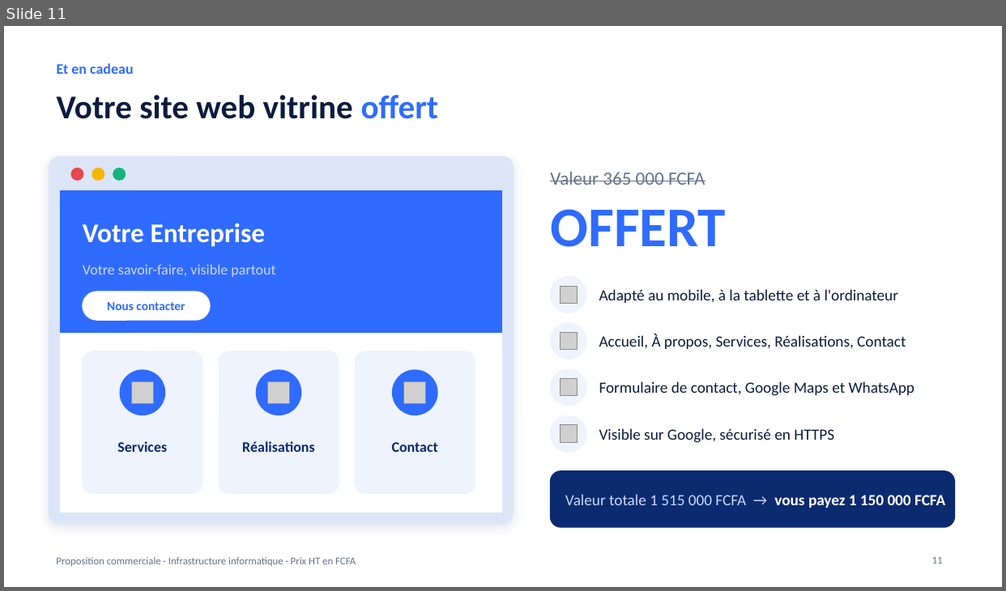
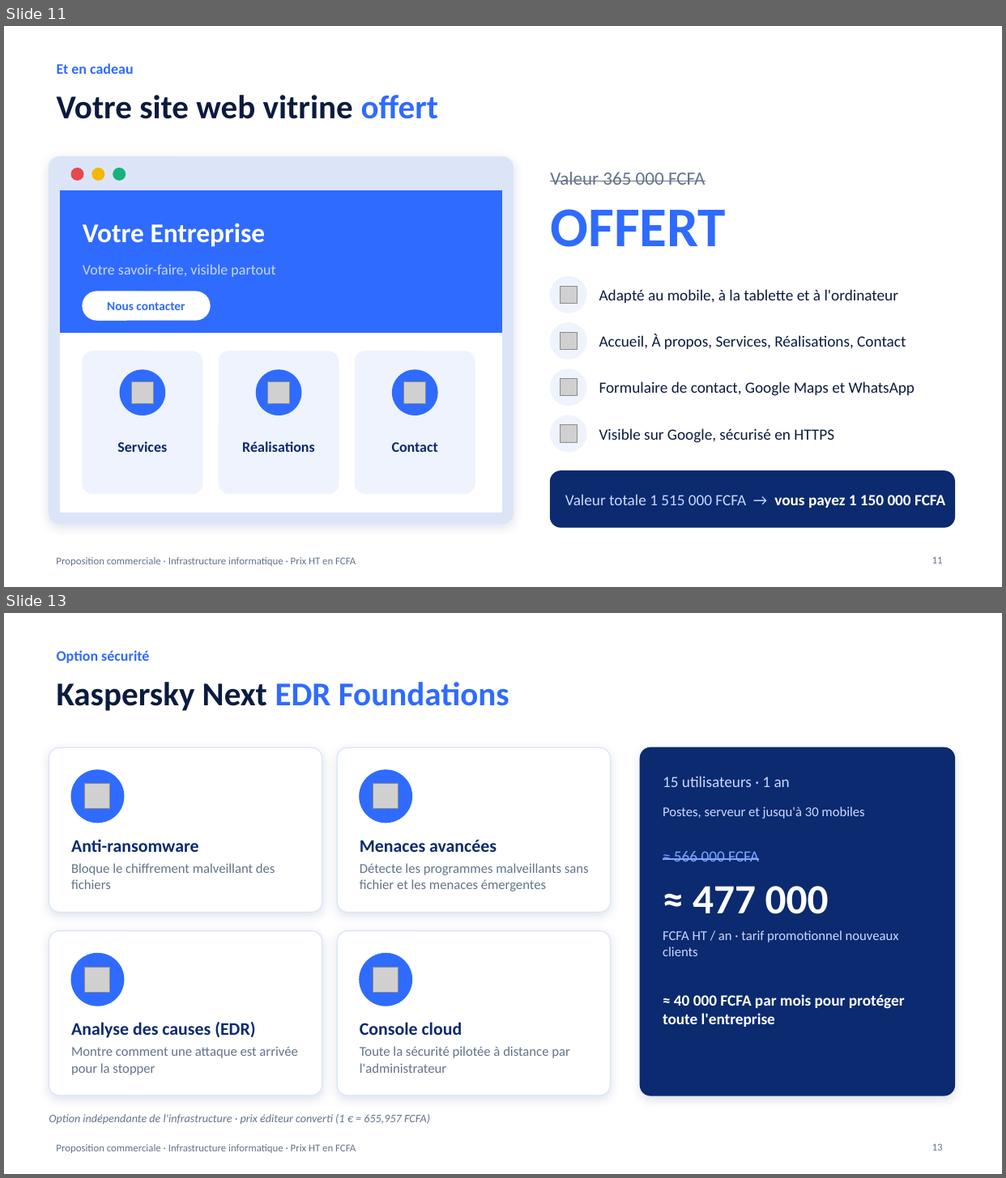
Before and after one commit to meledjearmel/others-documents, a slide deck: proposition-serveur/Proposition_Serveur_Proxmox_WindowsServer.pptx. Shown one above the other, each under a label of ours: slide 11 before the commit, slides 11 and 13 after it; the slides between them are not shown. The pictures are 1006x591 and 1006x1178 pixels, drawn with LibreOffice and Linux fonts; fonts in the diff are those of the drawing; grey boxes stand for pictures; background and template pictures are left out. Boxes give left, top, right and bottom in pixels: in the first picture for what was removed or moved away, otherwise in the second. Text is boxed around its words. In the diff, an @@ line names an element or a change of style, - is before the commit and + after.

```diff
--- a/proposition-serveur/Proposition_Serveur_Proxmox_WindowsServer.pptx
+++ b/proposition-serveur/Proposition_Serveur_Proxmox_WindowsServer.pptx
@@ slide 13 added at [4,613,1002,1174], background picture (left out); not listed: 1 template element that a slide beside it also shows @@
@@ text added at [57,650,149,663], 14 pt, text #2F6BFF, bold @@
+Option sécurité
@@ title added at [57,682,509,711], 32 pt, text #2F6BFF, bold @@
+Kaspersky Next EDR Foundations
@@ rounded rectangle added at [49,747,322,913], fill #FFFFFF, outline #DCE5F7 1 pt @@
@@ rounded rectangle added at [337,747,611,913], fill #FFFFFF, outline #DCE5F7 1 pt @@
@@ rounded rectangle added at [641,747,955,1096], fill #0B2A6F, outline #0B2A6F 1 pt @@
@@ ellipse added at [71,770,124,823], fill #2F6BFF, outline #2F6BFF 1 pt @@
@@ ellipse added at [360,770,412,823], fill #2F6BFF, outline #2F6BFF 1 pt @@
@@ text added at [663,776,790,787], 15 pt, text #C9D8FF @@
+15 utilisateurs · 1 an
@@ picture added at [85,784,110,809] @@
@@ picture added at [373,784,398,809] @@
@@ text added at [663,807,864,819], 13 pt, text #C9D8FF @@
+Postes, serveur et jusqu'à 30 mobiles
@@ text added at [71,839,198,852], 17 pt, text #0B2A6F, bold @@
+Anti-ransomware
@@ text added at [360,840,496,852], 17 pt, text #0B2A6F, bold @@
+Menaces avancées
@@ text added at [674,851,759,862], 15 pt, text #7FA4FF, strikethrough @@
+≈ 566 000 FCFA
@@ text added at [71,863,275,889], 13 pt, text #64748B @@
+Bloque le chiffrement malveillant des fichiers
@@ text added at [360,863,589,892], 13 pt, text #64748B @@
+Détecte les programmes malveillants sans fichier et les menaces émergentes
@@ text added at [692,886,829,914], 40 pt, text #FFFFFF, bold @@
+≈ 477 000
@@ rounded rectangle added at [49,931,322,1096], fill #FFFFFF, outline #DCE5F7 1 pt @@
@@ rounded rectangle added at [337,931,611,1096], fill #FFFFFF, outline #DCE5F7 1 pt @@
@@ text added at [663,931,899,956], 13 pt, text #C9D8FF @@
+FCFA HT / an · tarif promotionnel nouveaux clients
@@ ellipse added at [71,954,124,1006], fill #2F6BFF, outline #2F6BFF 1 pt @@
@@ picture added at [85,967,110,993] @@
@@ ellipse added at [360,954,412,1006], fill #2F6BFF, outline #2F6BFF 1 pt @@
@@ picture added at [373,967,398,993] @@
@@ text added at [663,995,905,1027], 15 pt, text #FFFFFF, bold @@
+≈ 40 000 FCFA par mois pour protéger toute l'entreprise
@@ text added at [71,1022,255,1038], 17 pt, text #0B2A6F, bold @@
+Analyse des causes (EDR)
@@ text added at [360,1022,462,1035], 17 pt, text #0B2A6F, bold @@
+Console cloud
@@ text added at [71,1046,297,1076], 13 pt, text #64748B @@
+Montre comment une attaque est arrivée pour la stopper
@@ text added at [360,1046,570,1073], 13 pt, text #64748B @@
+Toute la sécurité pilotée à distance par l'administrateur
@@ text added at [49,1114,430,1125], 11 pt, text #64748B, italic @@
+Option indépendante de l'infrastructure · prix éditeur converti (1 € = 655,957 FCFA)
@@ page number added at [932,1144,943,1151], 10 pt, text #64748B @@
+13
```
Also in this commit, not shown: 1 other slide added, 1 other file.
